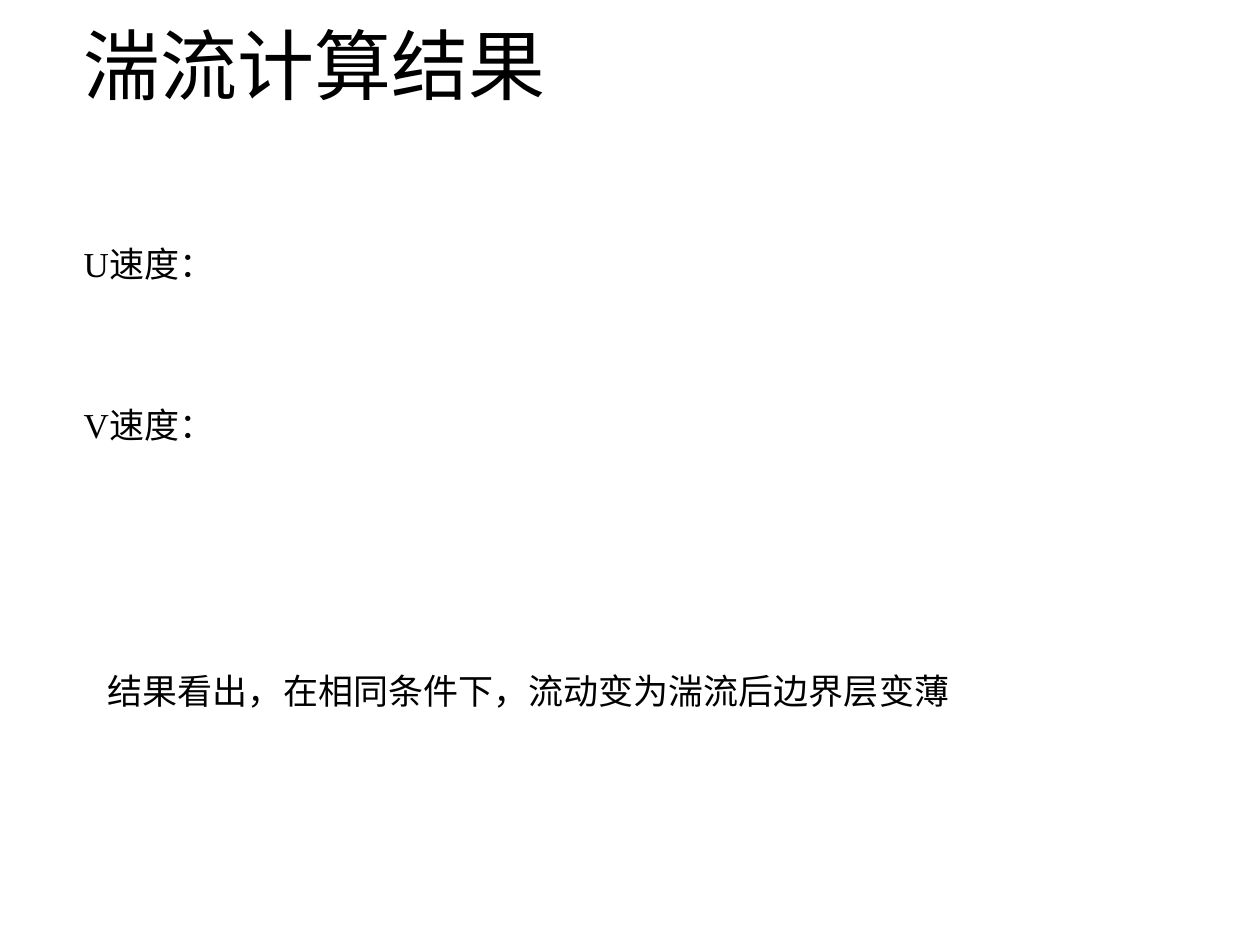
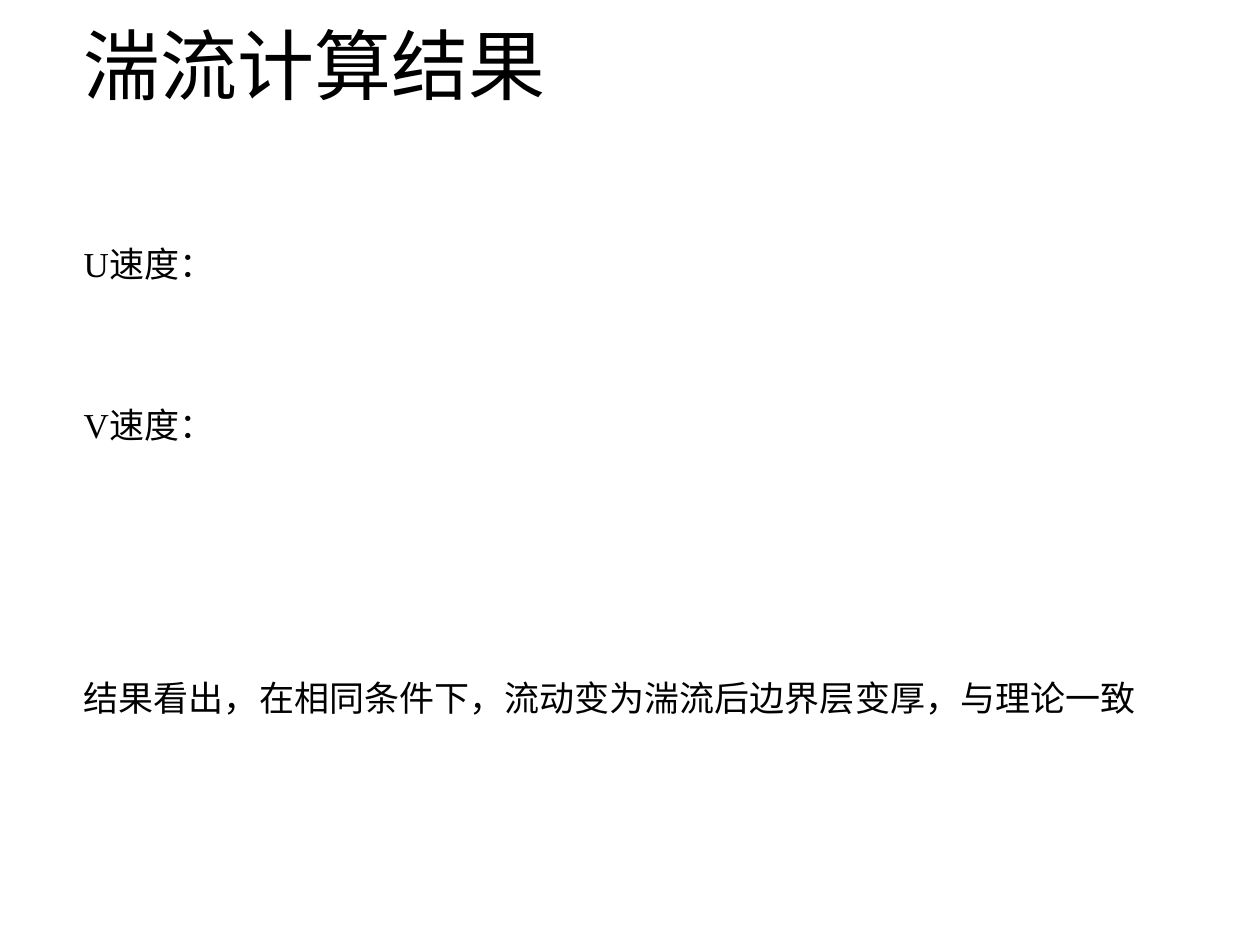
Before and after one commit to hohiroki/homework, a slide deck: slide 14 of NO1/NO1.pptx. Drawn at 1260x945 pixels with LibreOffice and Linux fonts; fonts in the diff are those of the drawing. Boxes give left, top, right and bottom in pixels: in the first picture for what was removed or moved away, otherwise in the second. Text is boxed around its words. In the diff, an @@ line names an element or a change of style, - is before the commit and + after.

```diff
--- a/NO1/NO1.pptx
+++ b/NO1/NO1.pptx
@@ text at (x1=84, y1=681, x2=1136, y2=715): text changed @@
-结果看出，在相同条件下，流动变为湍流后边界层变薄
+结果看出，在相同条件下，流动变为湍流后边界层变厚，与理论一致
```
Also in this commit, not shown: 2 other slides changed, 2 slides added, 8 other files.
